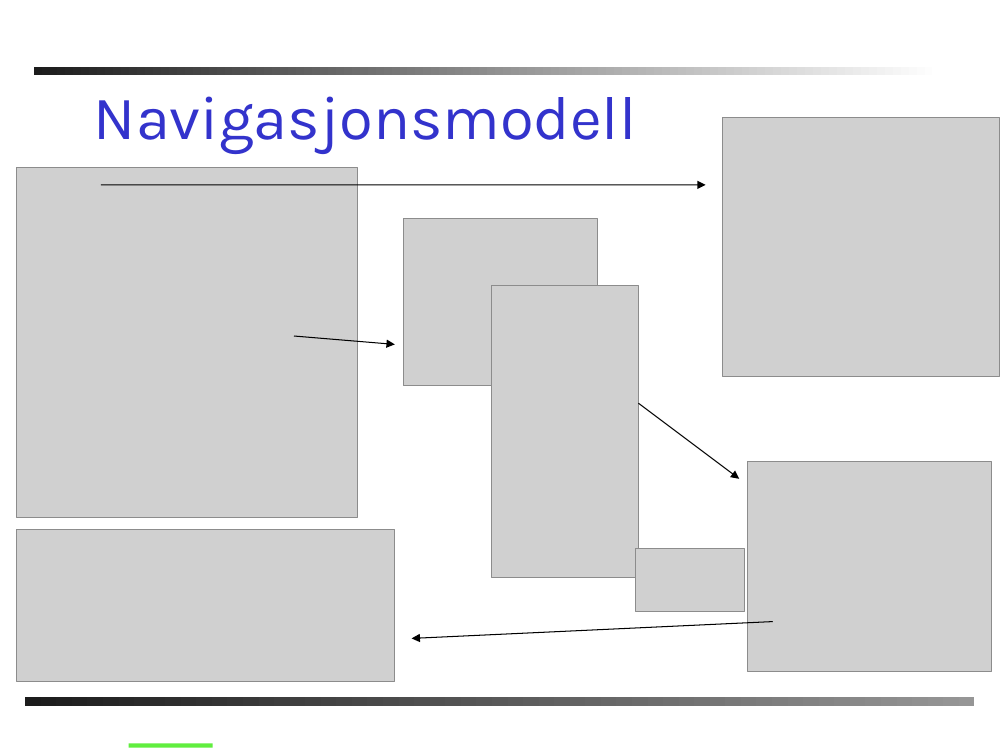
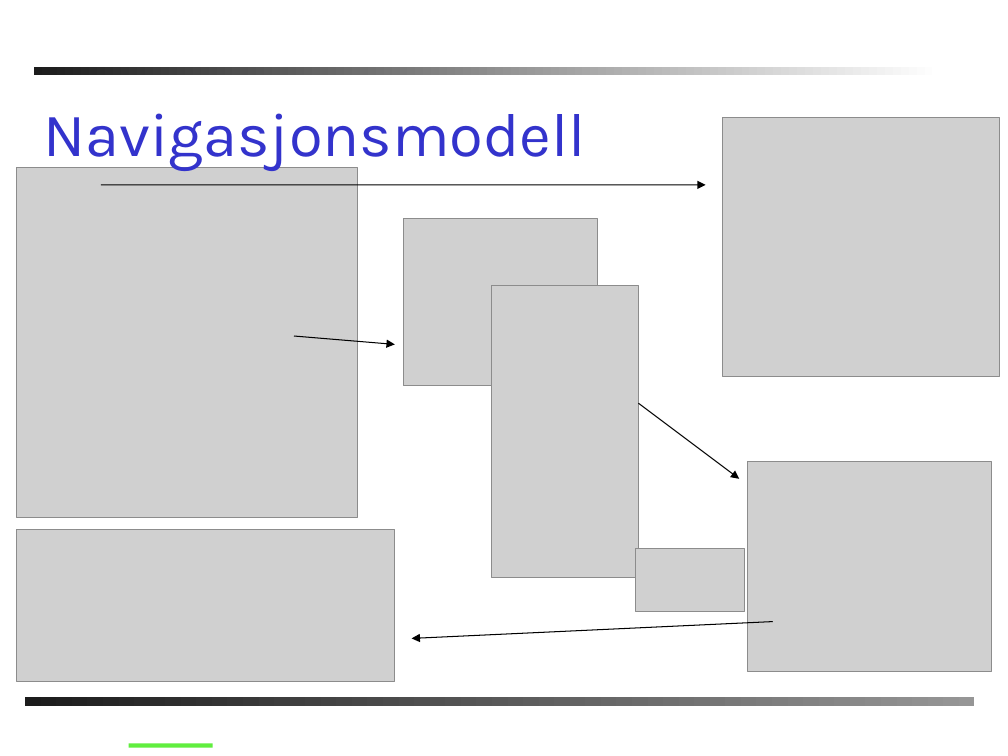
Before and after one commit to windygu/AnkhSVN, a slide deck: slide 7 of doc/powerpoint/Subversion_addin_for_VS.NET.ppt. Drawn at 1008x756 pixels with LibreOffice and Linux fonts; fonts in the diff are those of the drawing; grey boxes stand for pictures; background and template pictures are left out. Boxes give left, top, right and bottom in pixels: in the first picture for what was removed or moved away, otherwise in the second. Text is boxed around its words. In the diff, an @@ line names an element or a change of style, - is before the commit and + after.

```diff
--- a/doc/powerpoint/Subversion_addin_for_VS.NET.ppt
+++ b/doc/powerpoint/Subversion_addin_for_VS.NET.ppt
@@ text "Navigasjonsmodell": place and size @@
-text "Navigasjonsmodell" at box(94, 96, 636, 154)
+text "Navigasjonsmodell" at box(44, 113, 586, 171)
```
Also in this commit, not shown: 9 other slides changed, 2 slides added, 1 slide removed.
